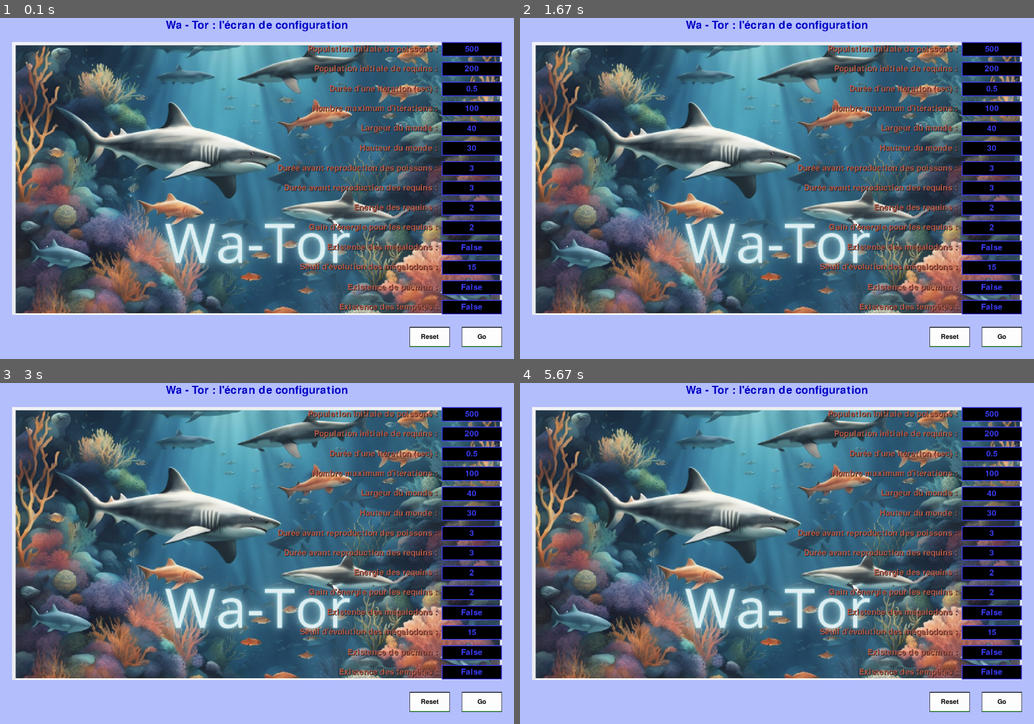
Above: before the commit, frames 1-4 (two rows, left to right).
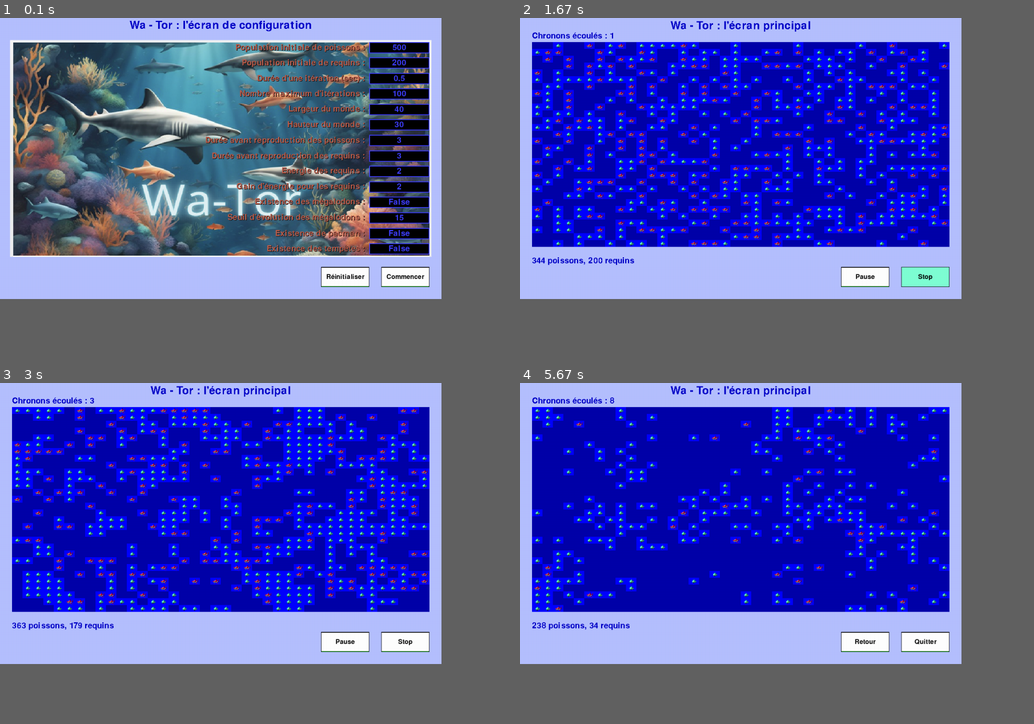
Above: after the commit, the same moments.

Repository: Khadaassi/Simplon_Wa-tor
Game: pygame game, started from main.py
Two runs of this game, one before a commit and one after it. Both use one fixed random seed, a clock stepped at 60 frames per second and the inputs below.
Inputs (mouse positions are in pixels of both pictures, inside the frame that each line leads up to):
- Up to frame 1 (0.1 s): no input
- Up to frame 2 (1.67 s): click (926, 277) at 0.38 s; click (602, 222) at 1.27 s; click (926, 277) at 1.6 s
- Up to frame 3 (3 s): click (61, 515) at 1.93 s
- Up to frame 4 (5.67 s): click (926, 642) at 4.98 s; click (895, 577) at 5.62 s
In our replay, the window is 900x597 before the commit and 773x492 after it. These sizes can differ from the game's own. Grey fills any space a smaller window leaves; there, only what the larger window draws over its background counts as a difference.

The runs differ from the first frame. In frame 1, 69% of the frame differs, in the area x 1-98%, y 0-97%; in frame 2, 78%; in frame 3, 78%; in frame 4, 78%, in the area x 2-98%, y 0-97%.

Commit message:
Change button and screen size

Diff:
--- a/watorpygame/ConfigScreen.py
+++ b/watorpygame/ConfigScreen.py
@@ -190,8 +190,8 @@
         image_width = window_width-2*border_length
         image_height = window_height - 4* border_length - button_height
 
-        transformed = pygame.transform.scale(project_image.image, (image_width, image_height))
-        screen.blit(transformed, (border_length, 2*border_length) )
+        transformed = pygame.transform.scale(project_image.image, (image_width + 10, image_height + 10))
+        screen.blit(transformed, (border_length - 5, 2*border_length - 5) )
 
         if not self.__check_nb_entities() :
             error_label_writer = UserLabel()
--- a/watorpygame/PygameWrapper.py
+++ b/watorpygame/PygameWrapper.py
@@ -44,15 +44,15 @@
 
         #______________________________________________________________________
         # Default window dimensions
-        self.__window_width = 1280  # defaut value
-        self.__window_height = 850  # defaut value
+        self.__window_width = 1100  # defaut value
+        self.__window_height = 700  # defaut value
 
         #______________________________________________________________________
         # Central definition of
         # borders & buttons dimensions
         self.__border_length = 30
         self.__button_height = 50
-        self.__button_width = 100
+        self.__button_width = 120
 
         self.__buttons = []
         self.__textboxes = []
@@ -104,15 +104,15 @@
         match self.__state :
             case DisplayState.CONF:
                 commands = {
-                    DisplayCommand.RESET : "Reset",
-                    DisplayCommand.GO : "Go" }
+                    DisplayCommand.RESET : "Réinitialiser",
+                    DisplayCommand.GO : "Commencer" }
 
             case DisplayState.BETWEEN: #only the call of UpdateView(world) make the state change
                 commands = { }
 
             case DisplayState.WAIT :
                 commands = {
-                    DisplayCommand.START: "Start" }
+                    DisplayCommand.START: "Démarrer" }
 
             case DisplayState.PLAY :
                 commands = {
@@ -121,13 +121,13 @@
 
             case DisplayState.PAUSE :
                 commands = {
-                    DisplayCommand.PAUSE: "Resume",
+                    DisplayCommand.PAUSE: "Reprendre",
                     DisplayCommand.STOP: "Stop" }
 
             case DisplayState.STOP :
                 commands = {
-                    DisplayCommand.RESTART: "Restart",
-                    DisplayCommand.EXIT: "Exit" }
+                    DisplayCommand.RESTART: "Retour",
+                    DisplayCommand.EXIT: "Quitter" }
 
             case _ :
                 commands = { }
